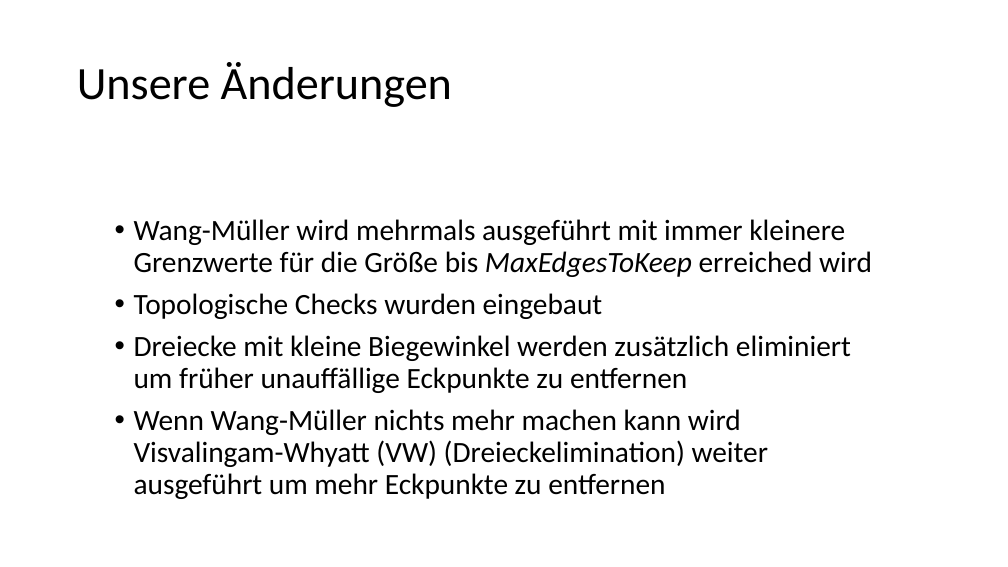
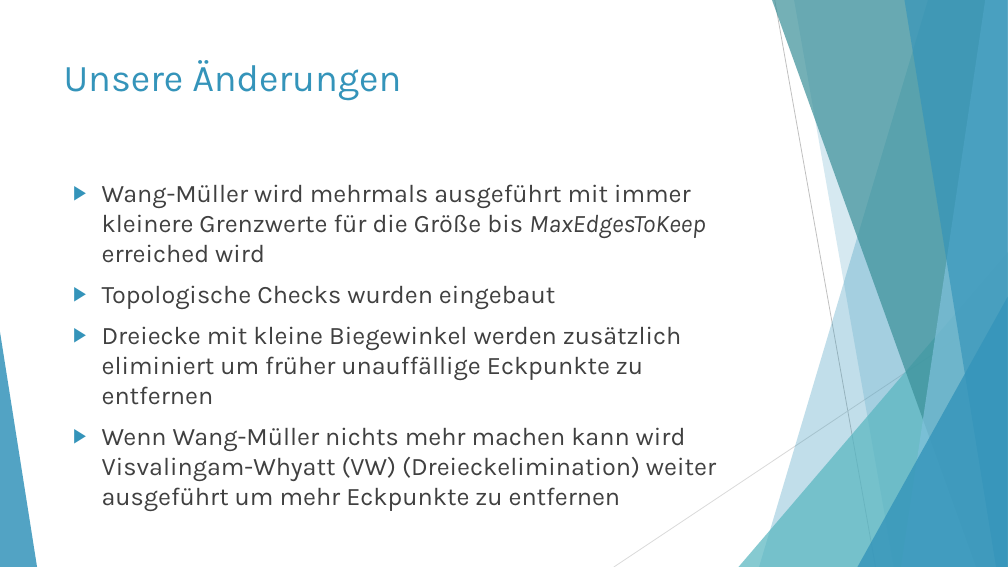
Before and after one commit to moritzhe/algokarto, a slide deck: slide 13 of Wang-Müller.pptx. Drawn at 1008x567 pixels with LibreOffice and Linux fonts; fonts in the diff are those of the drawing. Boxes give left, top, right and bottom in pixels: in the first picture for what was removed or moved away, otherwise in the second. Text is boxed around its words. In the diff, an @@ line names an element or a change of style, - is before the commit and + after.

Commit message:
Add design to presentation

```diff
--- a/Wang-Müller.pptx
+++ b/Wang-Müller.pptx
@@ title "Unsere Änderungen": place and size @@
-title "Unsere Änderungen" at (77, 62, 452, 107)
+title "Unsere Änderungen" at (64, 60, 401, 101)
@@ title "Unsere Änderungen" at (64, 60, 401, 101): size 44 to 36 pt, font Calibri to Karla, text colour #000000 to #3494BA; line spacing 0.9 to 1; vertical alignment middle to top @@
@@ text "Wang-Müller wird mehrmals ausgeführt mit ...": place and size @@
-text "Wang-Müller wird mehrmals ausgeführt mit ..." at (134, 219, 872, 499)
+text "Wang-Müller wird mehrmals ausgeführt mit ..." at (102, 184, 716, 511)
@@ text "Wang-Müller wird mehrmals ausgeführt mit ..." at (102, 184, 716, 511): size 28 to 24 pt, font Calibri to Karla, text colour #000000 to #404040; bullet • to ▶; line spacing 0.9 to 1 @@
@@ group added at (0, 0, 1008, 567): 5 freeform shapes, 3 triangles, 2 lines @@
```
Also in this commit, not shown: 14 other slides changed, 1 slide added, 1 slide removed.
